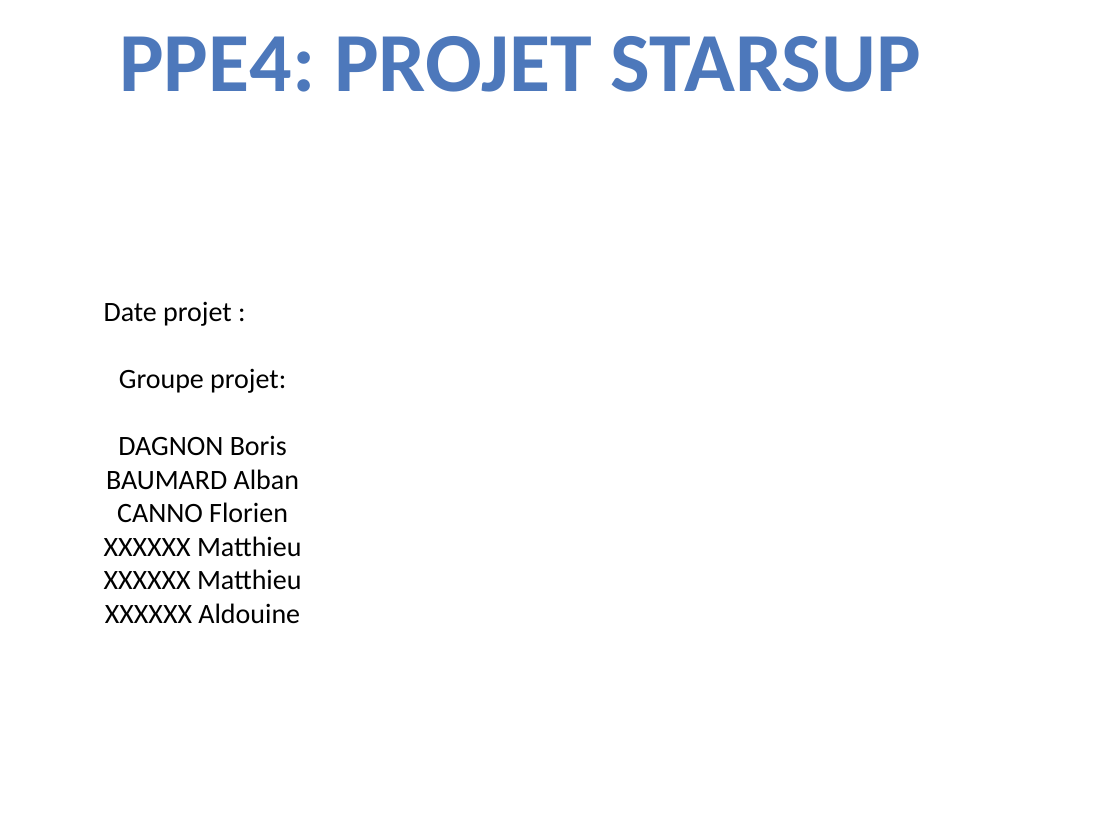
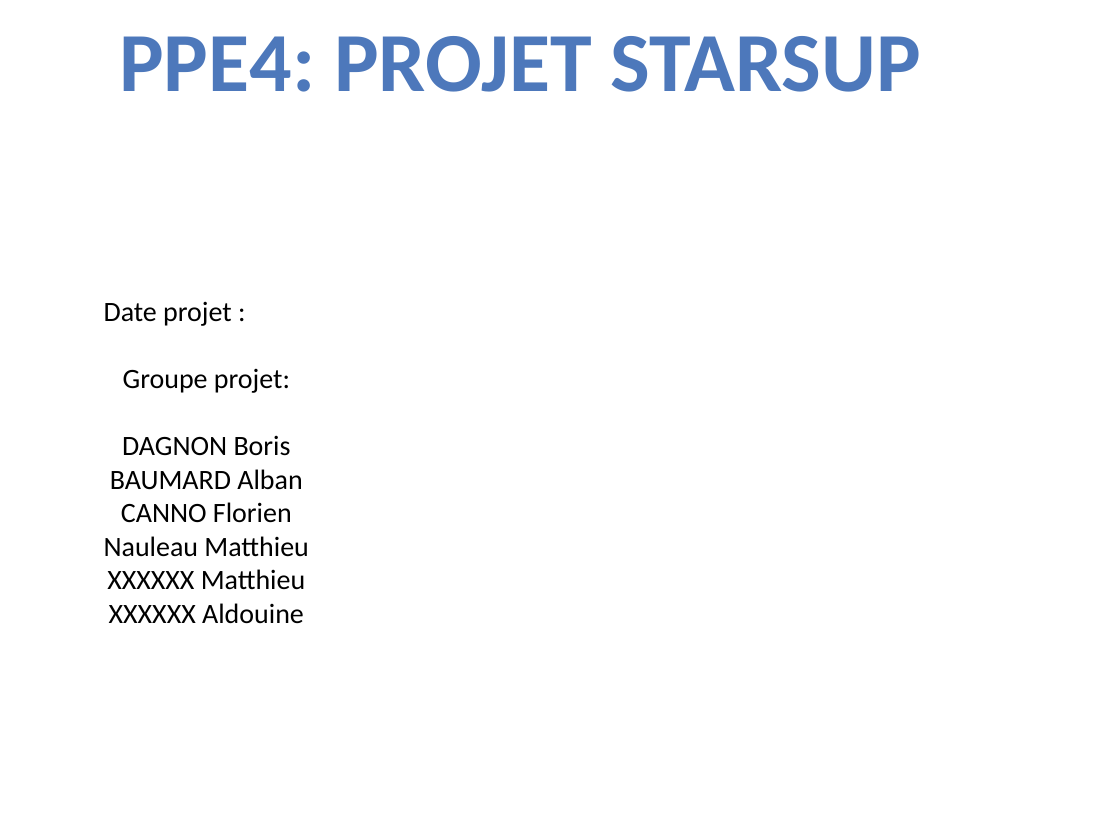
Before and after one commit to borisdagnon/C-StarsUP, a slide deck: slide 1 of PPE4.pptx. Drawn at 1120x840 pixels with LibreOffice and Linux fonts; fonts in the diff are those of the drawing. Boxes give left, top, right and bottom in pixels: in the first picture for what was removed or moved away, otherwise in the second. Text is boxed around its words. In the diff, an @@ line names an element or a change of style, - is before the commit and + after.

```diff
--- a/PPE4.pptx
+++ b/PPE4.pptx
@@ text at (x1=104, y1=536, x2=308, y2=557): text changed @@
-XXXXXX Matthieu
+Nauleau Matthieu
```
Also in this commit, not shown: 1 other slide changed, 31 other files.
